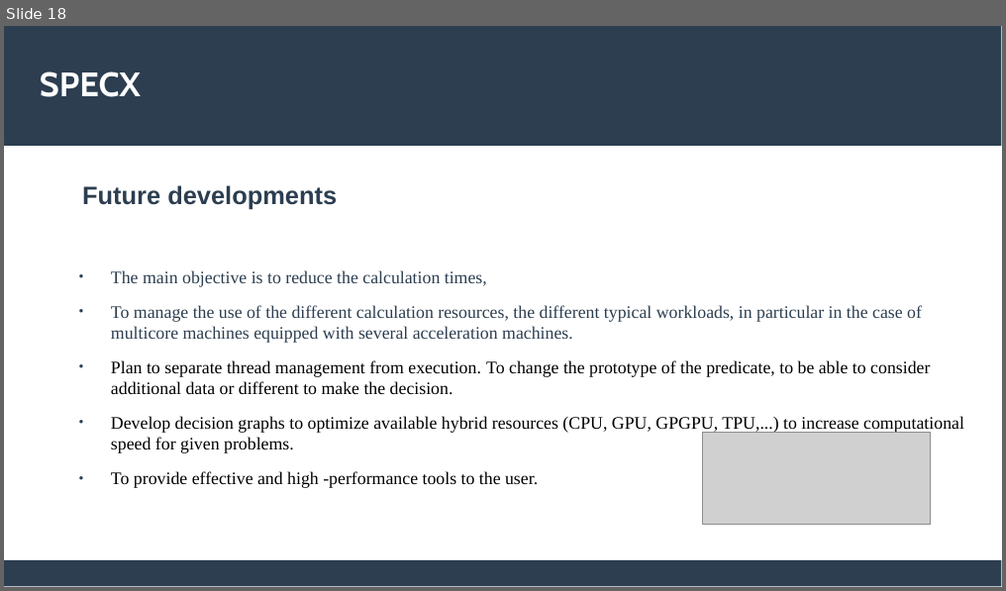
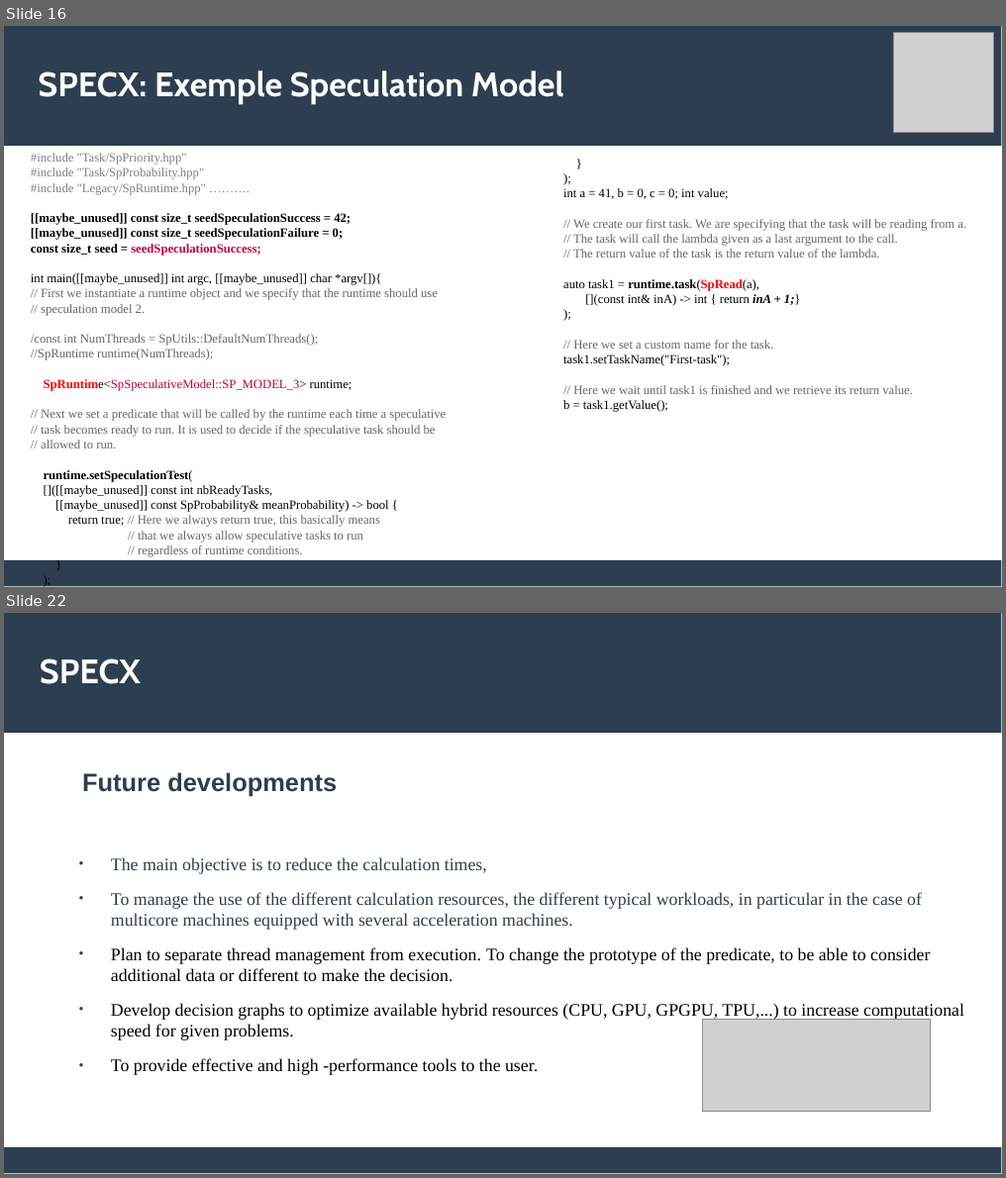
Before and after one commit to lemoinep/ParallelProgramming, a slide deck: MySlides/Session6_ParallelProgramming_Specx.pptx. Shown one above the other, each under a label of ours: slide 18 before the commit, slides 16 and 22 after it; the slides between them are not shown. The pictures are 1006x591 and 1006x1178 pixels, drawn with LibreOffice and Linux fonts; fonts in the diff are those of the drawing; grey boxes stand for pictures. Boxes give left, top, right and bottom in pixels: in the first picture for what was removed or moved away, otherwise in the second. Text is boxed around its words. In the diff, an @@ line names an element or a change of style, - is before the commit and + after.

Commit message:
Update31-SPECX

```diff
--- a/MySlides/Session6_ParallelProgramming_Specx.pptx
+++ b/MySlides/Session6_ParallelProgramming_Specx.pptx
@@ slide 16 added at (4,26,1002,587), background #FFFFFF; not listed: 2 template elements that a slide beside it also shows @@
@@ picture added at (894,32,995,133) @@
@@ text added at (38,71,564,105), 27 pt, text #FFFFFF, bold @@
+SPECX: Exemple Speculation Model
@@ text added at (31,153,446,558), 10 pt, text #666666 @@
+#include "Task/SpPriority.hpp"
+#include "Task/SpProbability.hpp"
+#include "Legacy/SpRuntime.hpp" ……….
+[[maybe_unused]] const size_t seedSpeculationSuccess = 42;
+[[maybe_unused]] const size_t seedSpeculationFailure = 0;
+const size_t seed = seedSpeculationSuccess;
+int main([[maybe_unused]] int argc, [[maybe_unused]] char *argv[]){
+// First we instantiate a runtime object and we specify that the runtime should use
+// speculation model 2.
+/const int NumThreads = SpUtils::DefaultNumThreads();
+//SpRuntime runtime(NumThreads);
+SpRuntime<SpSpeculativeModel::SP_MODEL_3> runtime;
+// Next we set a predicate that will be called by the runtime each time a speculative
+// task becomes ready to run. It is used to decide if the speculative task should be
+// allowed to run.
+runtime.setSpeculationTest(
+[]([[maybe_unused]] const int nbReadyTasks,
+[[maybe_unused]] const SpProbability& meanProbability) -> bool {
+return true; // Here we always return true, this basically means
+// that we always allow speculative tasks to run
+// regardless of runtime conditions.
+}
+);
@@ text added at (563,188,966,412), 10 pt, text #666666 @@
+}
+);
+int a = 41, b = 0, c = 0; int value;
+// We create our first task. We are specifying that the task will be reading from a.
+// The task will call the lambda given as a last argument to the call.
+// The return value of the task is the return value of the lambda.
+auto task1 = runtime.task(SpRead(a),
+[](const int& inA) -> int { return inA + 1;}
+);
+// Here we set a custom name for the task.
+task1.setTaskName("First-task");
+// Here we wait until task1 is finished and we retrieve its return value.
+b = task1.getValue();
@@ what was slide 18 is now slide 22 @@
```
Also in this commit, not shown: 6 other slides added, 3 slides removed, 1 other file.
